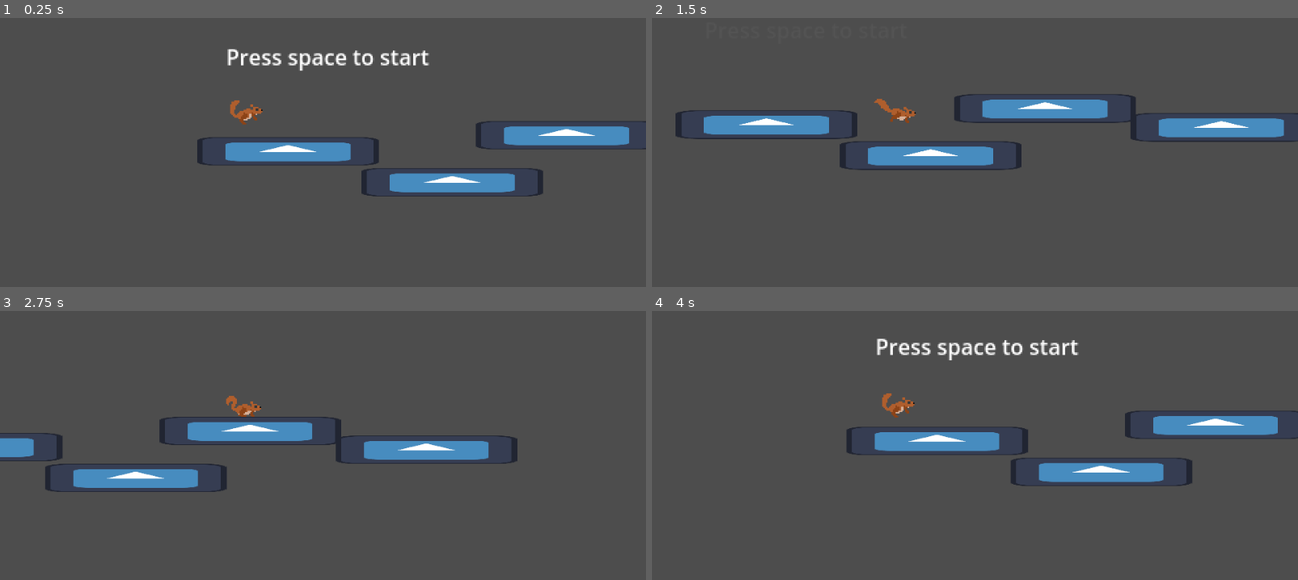
Above: before the commit, frames 1-4 (two rows, left to right).
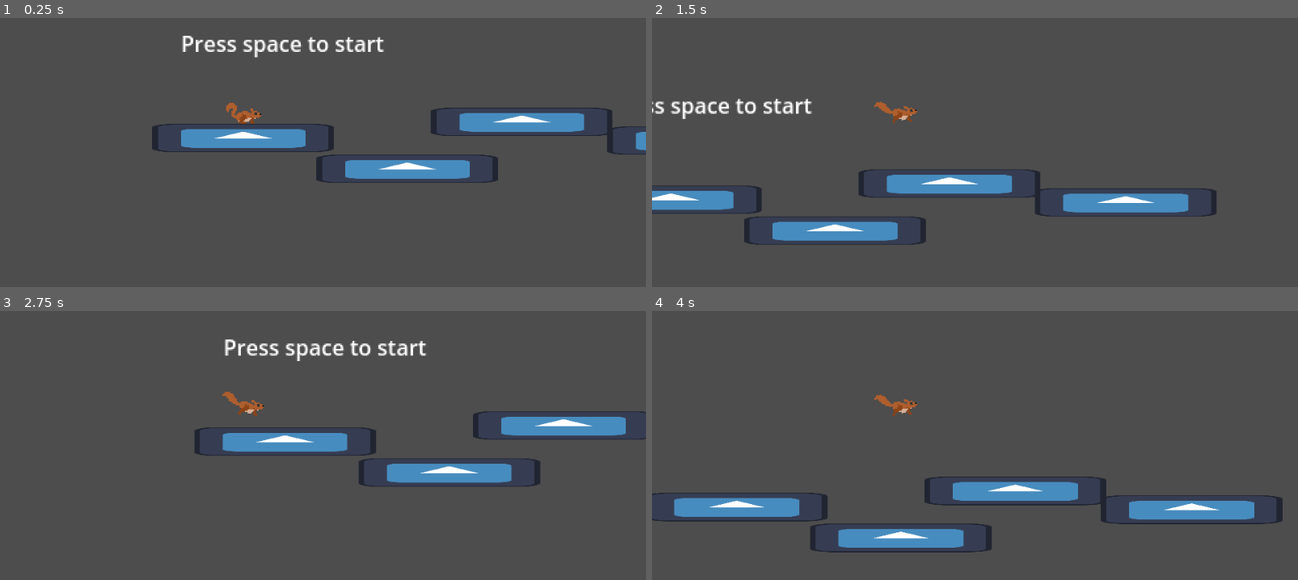
Above: after the commit, the same moments.

Repository: JuJuz1/Glide-the-fire
Game: Godot game, scene res://scenes/World.tscn
Same seed, same stepped clock (60 frames per second), same inputs: the game is played once before the commit and once after it. The engine's default icon, where the game draws it, is replaced by a stand-in: a white triangle on a blue panel in a dark square.
Inputs:
- Up to frame 1 (0.25 s): no input
- Up to frame 2 (1.5 s): tap Space (interact) at 0.5, 1.35 s; hold Space (interact) 0.53-1.28 s
- Up to frame 3 (2.75 s): tap Space (interact) at 2 s; hold Space (interact) from 2.03 s (still down)
- Up to frame 4 (4 s): release Space (interact) at 2.78 s; tap Space (interact) at 2.85, 3.5 s; hold Space (interact) from 3.53 s (still down)

The runs differ from the first frame. In frame 1, 10% of the frame differs, in the area x 23-100%, y 6-67%; in frame 2, 14%, in the area x 0-100%, y 28-85%; in frame 3, 11%; in frame 4, 13%.

Commit message:
Glide sprite and changing animation and rotation

Diff:
--- a/scenes/player.tscn
+++ b/scenes/player.tscn
@@ -1,14 +1,19 @@
-[gd_scene load_steps=11 format=3 uid="uid://4oxacnipp3cb"]
+[gd_scene load_steps=13 format=3 uid="uid://4oxacnipp3cb"]
 
 [ext_resource type="Script" path="res://scripts/player.gd" id="1_t1bgp"]
+[ext_resource type="Texture2D" uid="uid://vno1pk0wdrif" path="res://graphics/squirrel_glide(3).png" id="2_b4jp2"]
 [ext_resource type="Texture2D" uid="uid://cv6i31w1kk5sf" path="res://graphics/sqrl_5frames_1_transparent_flip_h.png" id="3_lkoag"]
 
 [sub_resource type="RectangleShape2D" id="RectangleShape2D_g7rnh"]
 size = Vector2(15, 25)
 
-[sub_resource type="AtlasTexture" id="AtlasTexture_ku8nb"]
+[sub_resource type="AtlasTexture" id="AtlasTexture_ewfrs"]
+atlas = ExtResource("2_b4jp2")
+region = Rect2(0, 0, 52, 52)
+
+[sub_resource type="AtlasTexture" id="AtlasTexture_03gqj"]
 atlas = ExtResource("3_lkoag")
-region = Rect2(0, 104, 52, 52)
+region = Rect2(0, 156, 52, 52)
 
 [sub_resource type="AtlasTexture" id="AtlasTexture_k8igp"]
 atlas = ExtResource("3_lkoag")
@@ -34,7 +39,15 @@
 animations = [{
 "frames": [{
 "duration": 1.0,
-"texture": SubResource("AtlasTexture_ku8nb")
+"texture": SubResource("AtlasTexture_ewfrs")
+}],
+"loop": true,
+"name": &"glide",
+"speed": 1.0
+}, {
+"frames": [{
+"duration": 1.0,
+"texture": SubResource("AtlasTexture_03gqj")
 }],
 "loop": true,
 "name": &"jump",
@@ -62,7 +75,6 @@
 }]
 
 [node name="Player" type="CharacterBody2D"]
-process_mode = 4
 collision_layer = 2
 script = ExtResource("1_t1bgp")
 
@@ -82,8 +94,7 @@
 not needed"
 position = Vector2(-1, -7)
 sprite_frames = SubResource("SpriteFrames_hxjxp")
-animation = &"jump"
-frame_progress = 0.670301
+animation = &"glide"
 
 [node name="Timer" type="Timer" parent="."]
 wait_time = 0.05
--- a/scripts/player.gd
+++ b/scripts/player.gd
@@ -26,13 +26,9 @@
 
 ## Movement processing
 func _physics_process(delta):
-	# Add the gravity
-	if not is_on_floor():
-		velocity.y += get_gravity().y * delta * GRAVITY_SCALE
-
 	if is_on_floor():
 		animation.play("run")
-		#animation.rotation = 0
+		animation.rotation = 0
 
 	# Jumping
 	if Input.is_action_just_pressed("interact") and is_on_floor():
@@ -42,12 +38,15 @@
 		var tween = create_tween().set_trans(Tween.TRANS_CUBIC).set_ease(Tween.EASE_IN_OUT)
 		tween.tween_property(animation, "scale", Vector2(1, 0.9), 0.05)
 		tween.tween_property(animation, "scale", Vector2(1, 1), 0.05)
-		#animation.rotate(PI / 20)
+		animation.rotate(-PI / 20)
 		# To not confuse with gliding
 		get_viewport().set_input_as_handled()
 
 	# Gliding
 	if Input.is_action_pressed("interact") and not is_on_floor() and velocity.y > 0:
+		animation.rotation = 0
+		animation.stop()
+		animation.play("glide")
 		#gliding = true
 		if in_bush:
 			if $Timer.is_stopped():
@@ -55,6 +54,9 @@
 			#velocity.y += -500
 		else:
 			velocity.y = GRAVITY_GLIDE * delta
+	elif not is_on_floor(): # Add normal gravity and animation to jump
+		velocity.y += get_gravity().y * delta * GRAVITY_SCALE
+		animation.play("jump")
 
 	# Check if player is stuck
 	if velocity.x == 0:
Binary file added: graphics/squirrel_glide(3).png
Not shown, added: graphics/squirrel_glide(3).png.import
